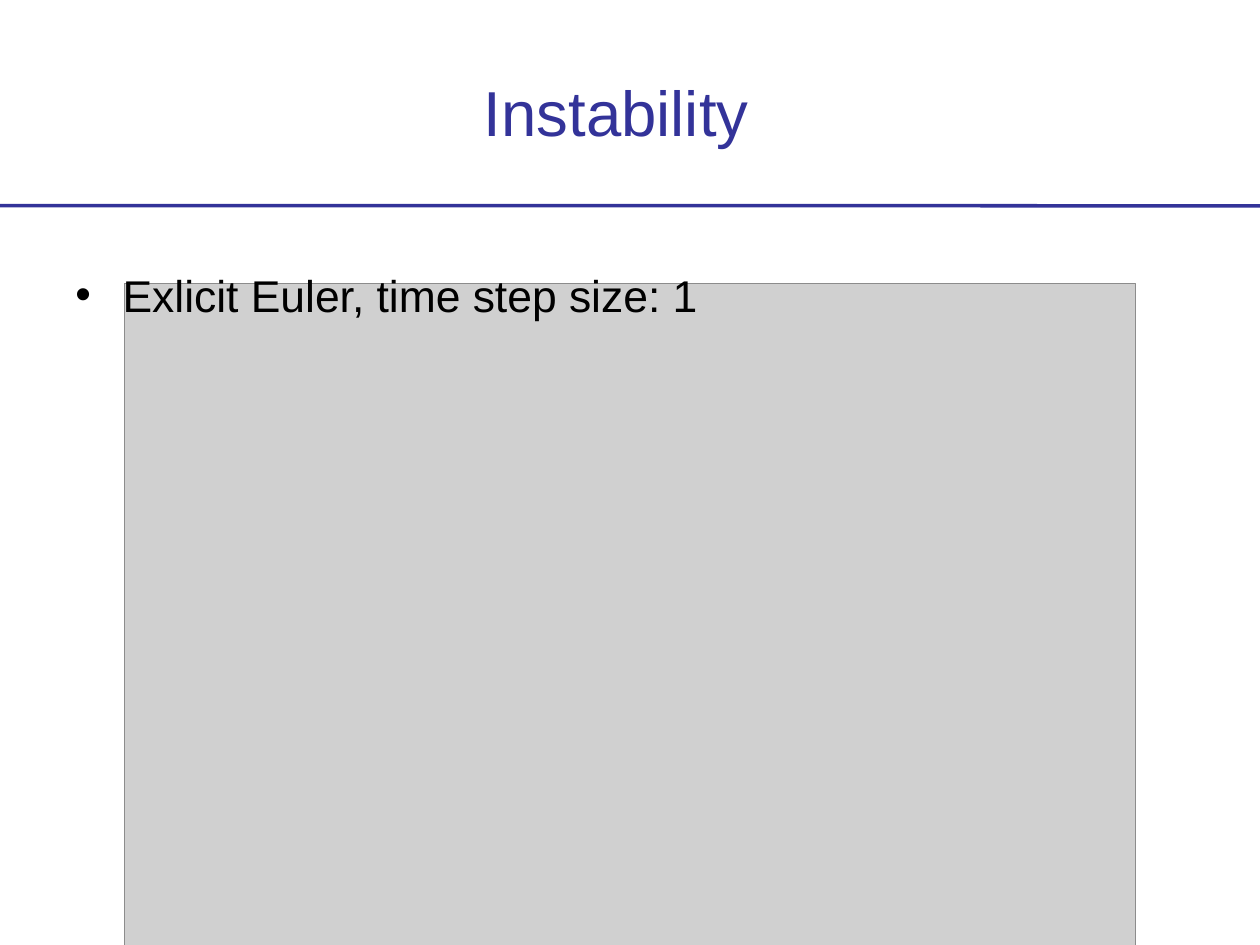
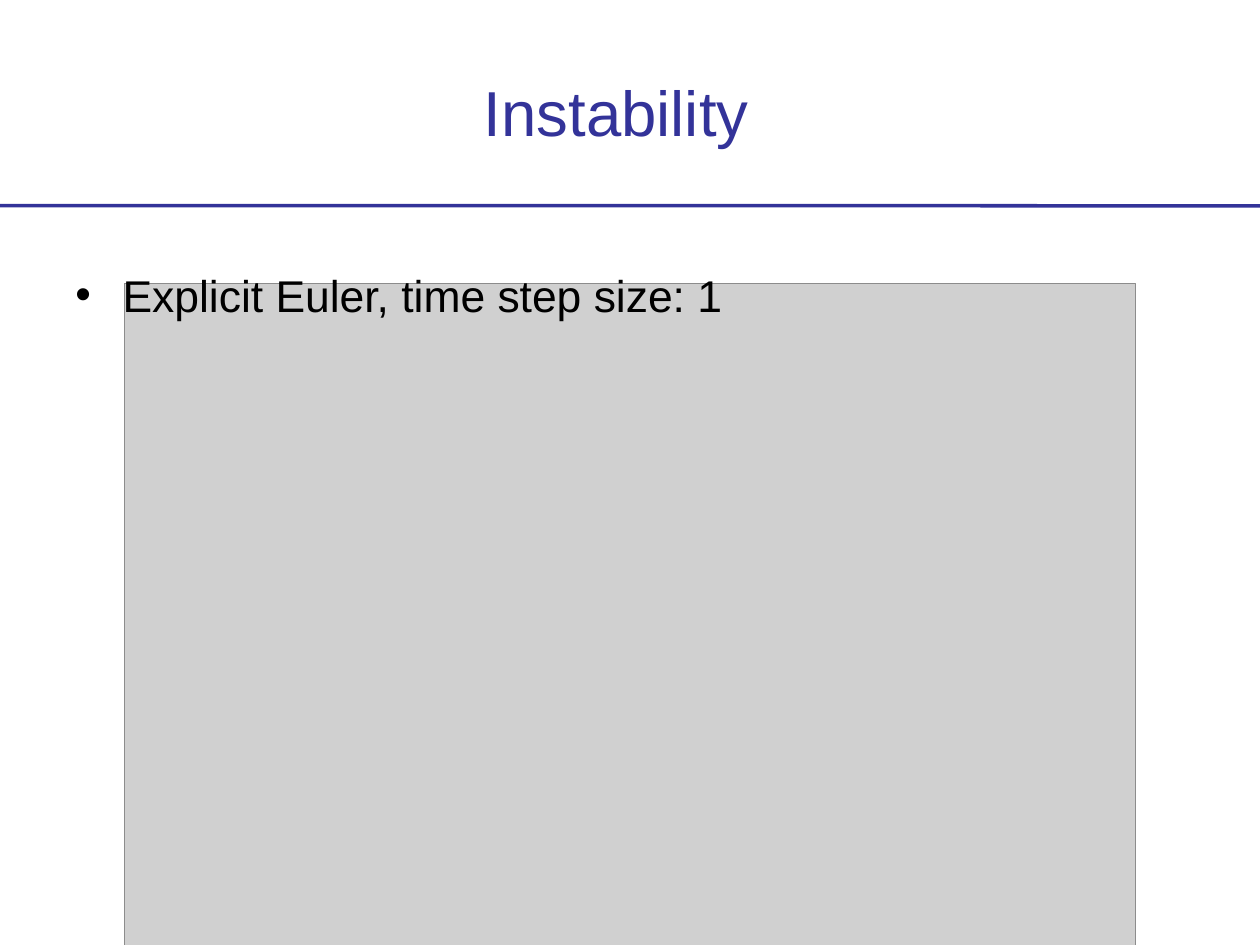
Before and after one commit to a-parida12/NumericalMethods, a slide deck: slide 17 of Slides/Theory.ppt (slide 13 before the commit). Drawn at 1260x945 pixels with LibreOffice and Linux fonts; fonts in the diff are those of the drawing; grey boxes stand for pictures. Boxes give left, top, right and bottom in pixels: in the first picture for what was removed or moved away, otherwise in the second. Text is boxed around its words. In the diff, an @@ line names an element or a change of style, - is before the commit and + after.

```diff
--- a/Slides/Theory.ppt
+++ b/Slides/Theory.ppt
@@ text at (x1=123, y1=277, x2=722, y2=321): text changed @@
-Exlicit Euler, time step size: 1
+Explicit Euler, time step size: 1
```
Also in this commit, not shown: 27 other slides changed, 5 slides added, 10 slides removed, 1 other file.
